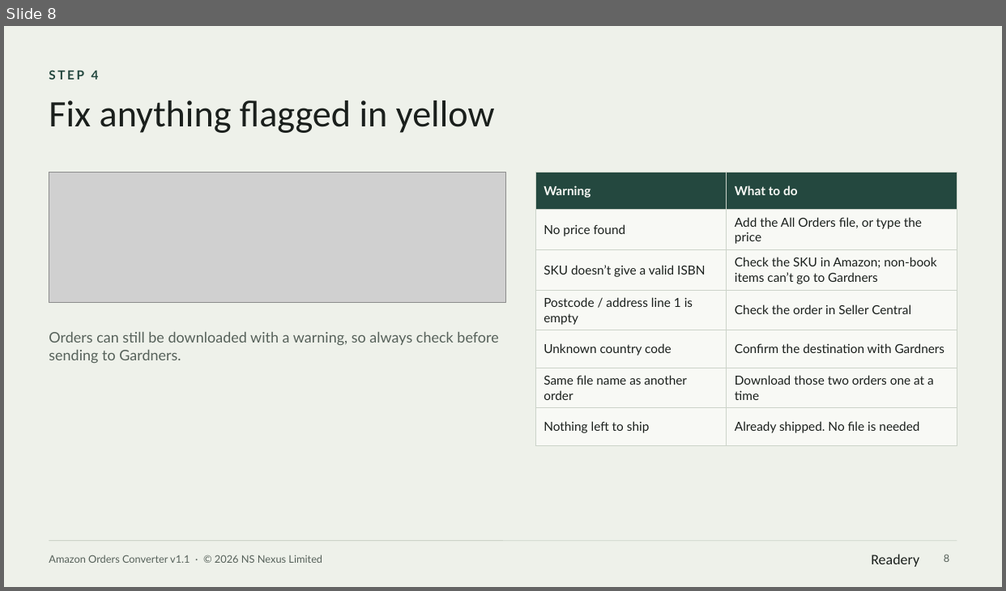
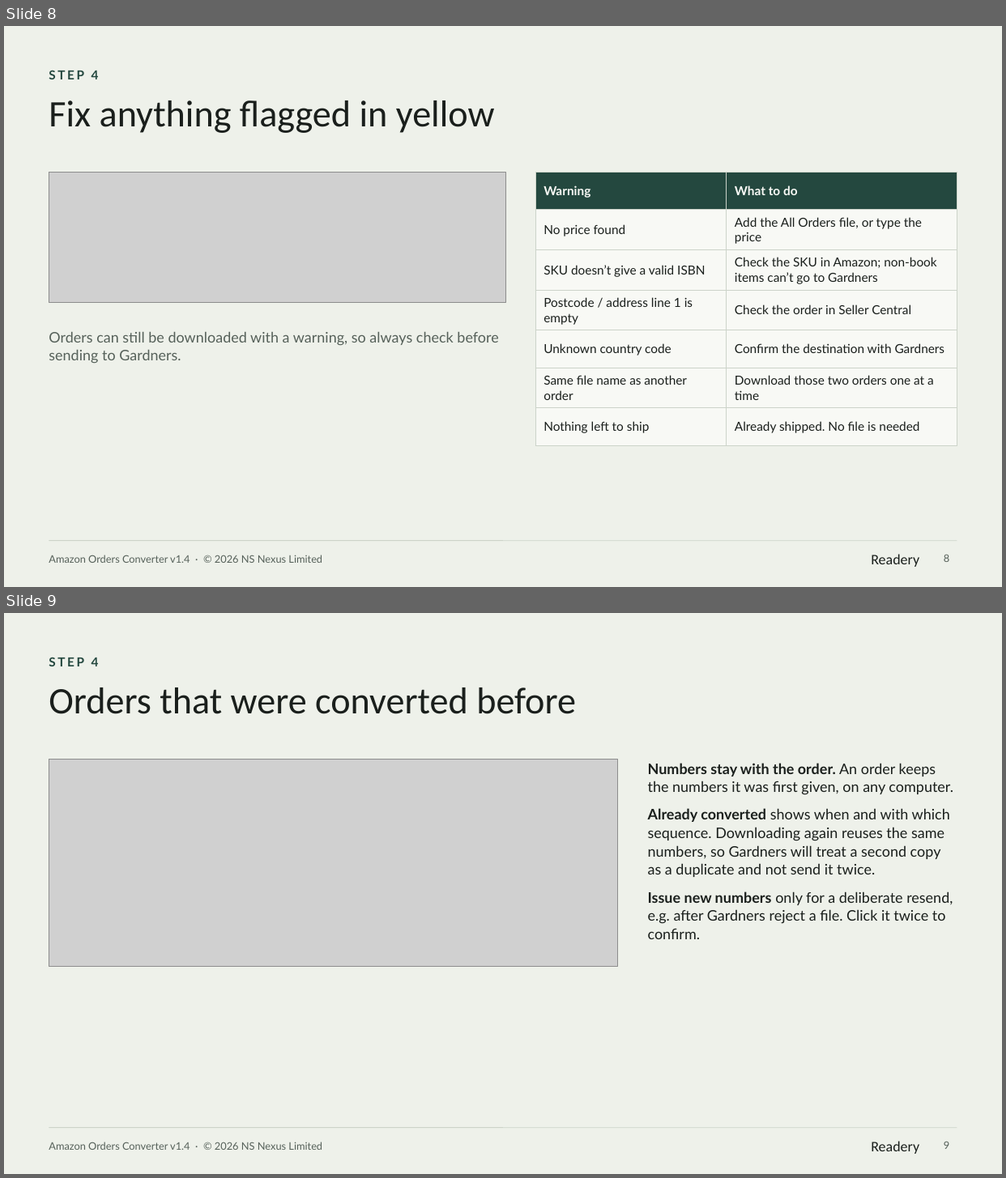
Before and after one commit to rado-penov/readery, a slide deck: orderconverter/Amazon-Orders-Converter-User-Manual.pptx. Shown one above the other, each under a label of ours: slide 8 before the commit, slides 8 and 9 after it. The pictures are 1006x591 and 1006x1178 pixels, drawn with LibreOffice and Linux fonts; fonts in the diff are those of the drawing; grey boxes stand for pictures. Boxes give left, top, right and bottom in pixels: in the first picture for what was removed or moved away, otherwise in the second. Text is boxed around its words. In the diff, an @@ line names an element or a change of style, - is before the commit and + after.

```diff
--- a/orderconverter/Amazon-Orders-Converter-User-Manual.pptx
+++ b/orderconverter/Amazon-Orders-Converter-User-Manual.pptx
@@ slide 9 added at [4,613,1002,1174], background #EEF1EA; not listed: 3 template elements that a slide beside it also shows @@
@@ text added at [49,657,99,666], 12 pt, text #24483F, bold @@
+STEP 4
@@ text added at [49,688,576,714], 36 pt, text #1A1F1C @@
+Orders that were converted before
@@ picture added at [49,759,618,966] @@
@@ text added at [648,763,953,939], 14 pt, text #1A1F1C @@
+• Numbers stay with the order. An order keeps the numbers it was first given, on any computer.
+• Already converted shows when and with which sequence. Downloading again reuses the same numbers, so Gardners will treat a second copy as a duplicate and not send it twice.
+• Issue new numbers only for a deliberate resend, e.g. after Gardners reject a file. Click it twice to confirm.
@@ page number added at [944,1142,949,1149], 10 pt, text #56615A @@
+9
@@ slide 8 changed as well @@
@@ text at [49,555,322,563]: text changed @@
-Amazon Orders Converter v1.1 · © 2026 NS Nexus Limited
+Amazon Orders Converter v1.4 · © 2026 NS Nexus Limited
```
Also in this commit, not shown: 11 other slides changed, 1 other slide added, 1 other file.
